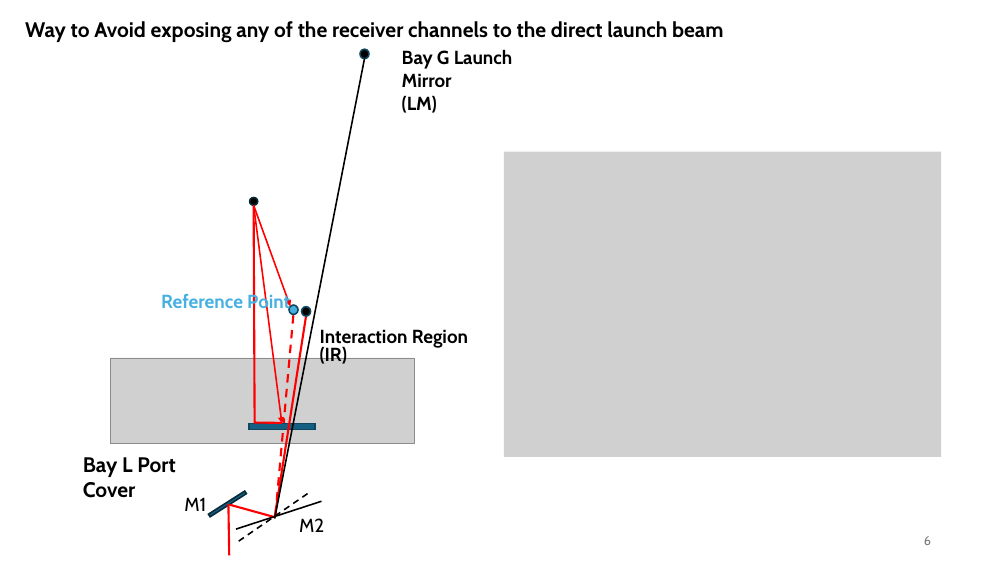
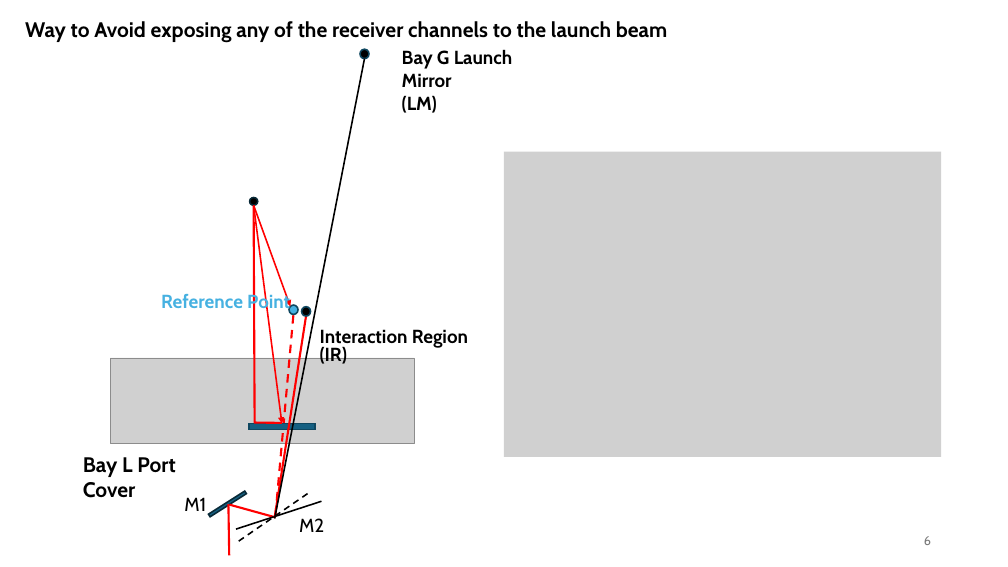
Before and after one commit to USTC-star/computer_share, a slide deck: slide 6 of NSTX-U High-k scattering Calculation_20240717.pptx. Drawn at 1008x567 pixels with LibreOffice and Linux fonts; fonts in the diff are those of the drawing; grey boxes stand for pictures. Boxes give left, top, right and bottom in pixels: in the first picture for what was removed or moved away, otherwise in the second. Text is boxed around its words. In the diff, an @@ line names an element or a change of style, - is before the commit and + after.

```diff
--- a/NSTX-U High-k scattering Calculation_20240717.pptx
+++ b/NSTX-U High-k scattering Calculation_20240717.pptx
@@ text at (25,21,668,43): text changed @@
-Way to Avoid exposing any of the receiver channels to the direct launch beam
+Way to Avoid exposing any of the receiver channels to the launch beam
```
Also in this commit, not shown: 2 other slides changed.
